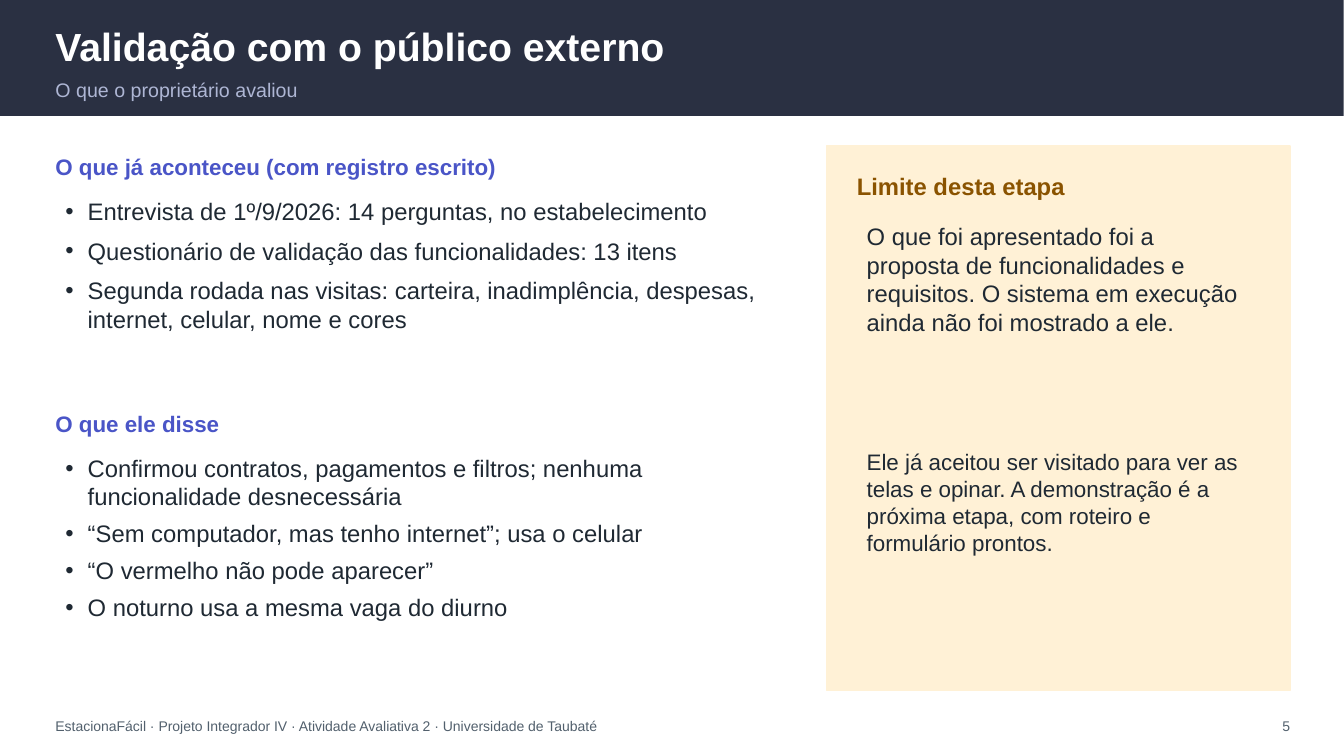
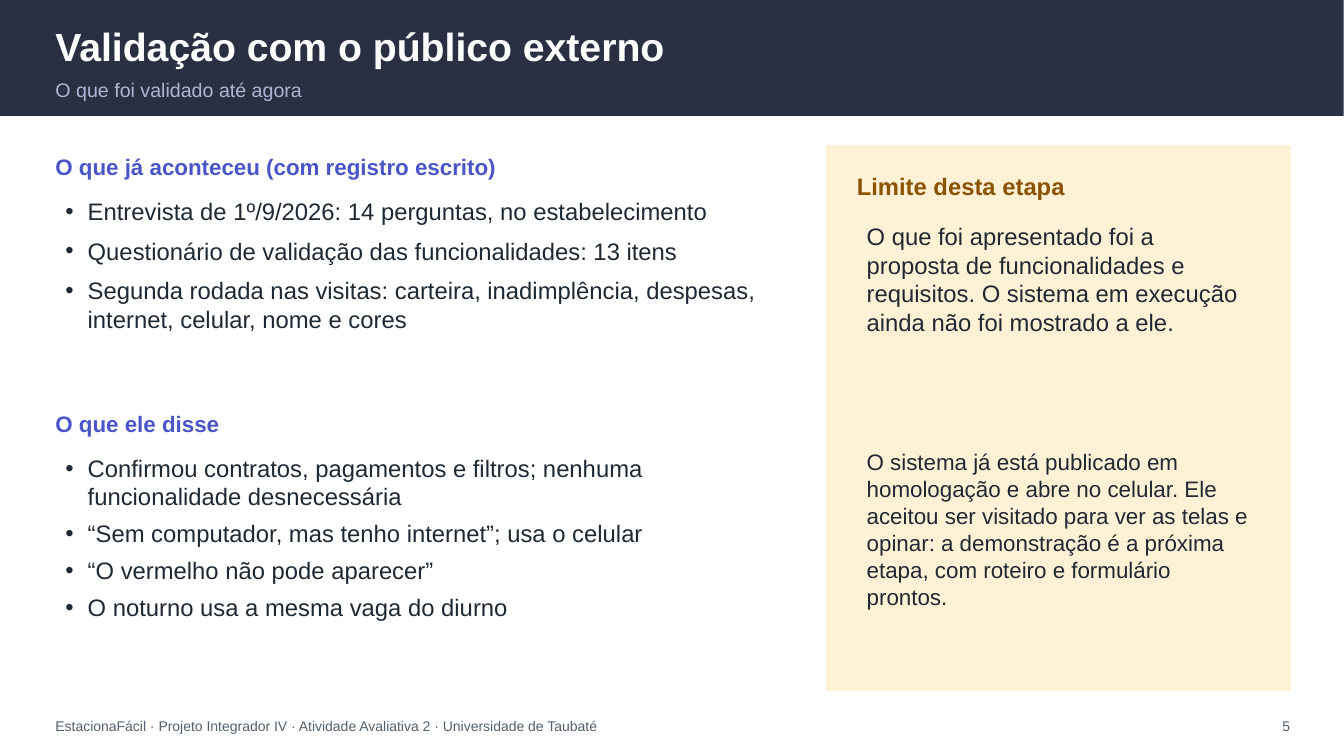
Before and after one commit to lotufo22/estaciona-facil, a slide deck: slide 5 of docs/atividade-2/EstacionaFacil-Apresentacao-Atividade-2.pptx. Drawn at 1344x756 pixels with LibreOffice and Linux fonts; fonts in the diff are those of the drawing. Boxes give left, top, right and bottom in pixels: in the first picture for what was removed or moved away, otherwise in the second. Text is boxed around its words. In the diff, an @@ line names an element or a change of style, - is before the commit and + after.

Commit message:
docs: relatório e slides da Atividade 2 atualizados (estorno, data, redesign e homologação) e capturas do manual com o novo visual

```diff
--- a/docs/atividade-2/EstacionaFacil-Apresentacao-Atividade-2.pptx
+++ b/docs/atividade-2/EstacionaFacil-Apresentacao-Atividade-2.pptx
@@ text at [55, 82, 302, 101]: text changed @@
-O que o proprietário avaliou
+O que foi validado até agora
@@ text at [867, 453, 1247, 610]: text changed @@
-Ele já aceitou ser visitado para ver as telas e opinar. A demonstração é a próxima etapa, com roteiro e formulário prontos.
+O sistema já está publicado em homologação e abre no celular. Ele aceitou ser visitado para ver as telas e opinar: a demonstração é a próxima etapa, com roteiro e formulário prontos.
```
Also in this commit, not shown: 5 other slides changed, 17 other files.
